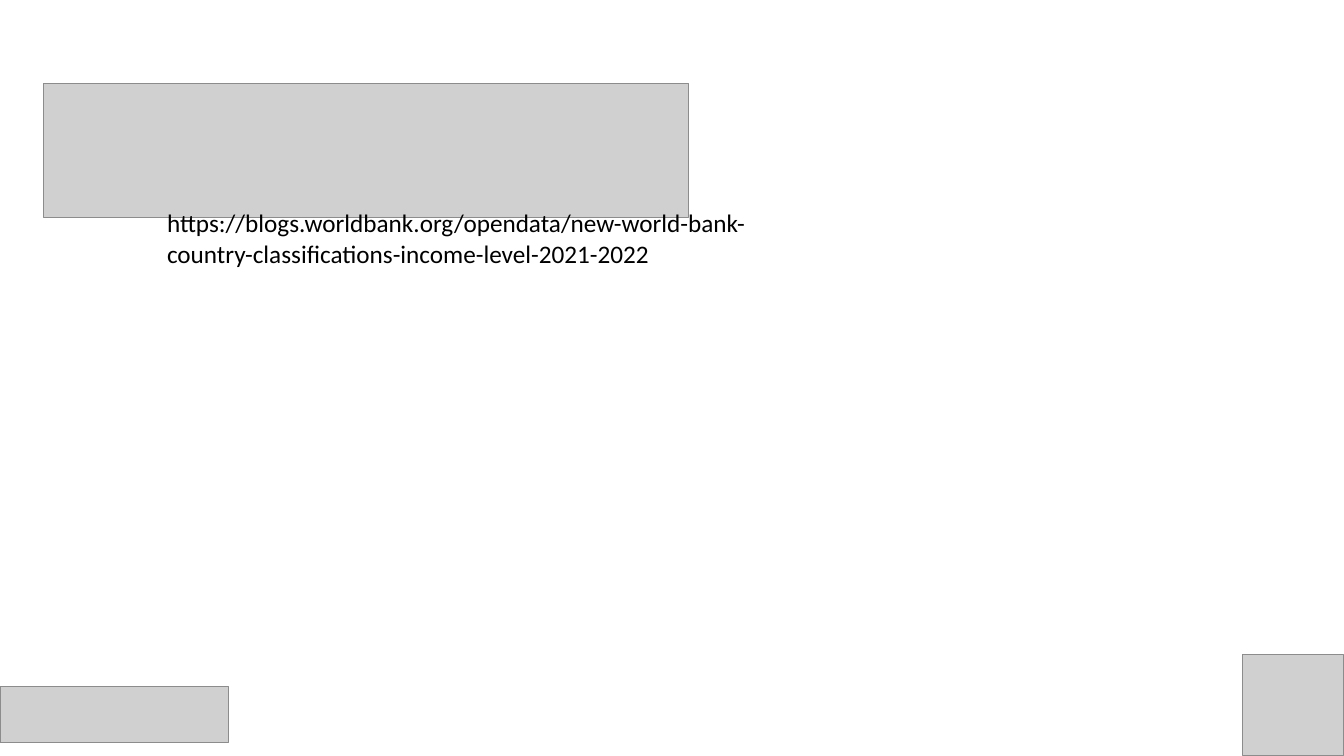
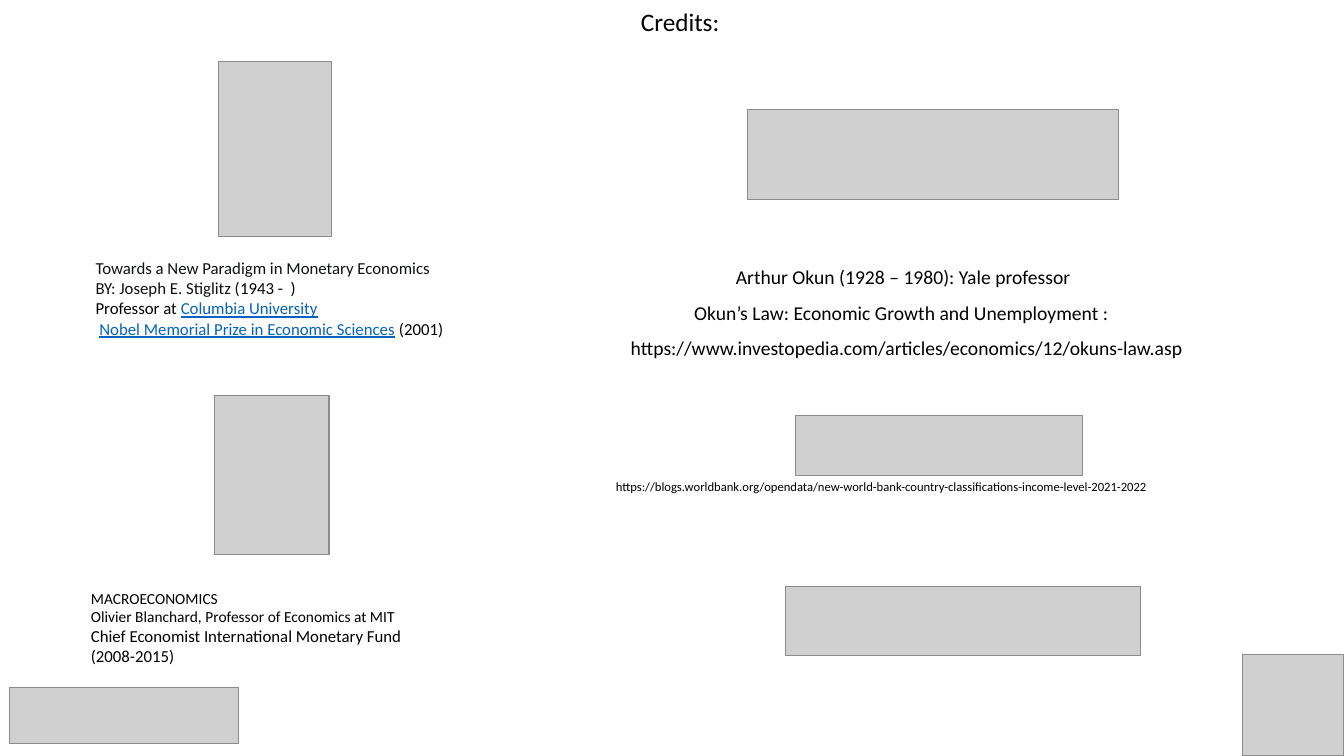
Before and after one commit to chrislacarte/Country-GDP-and-Debt-predictor-ML-, a slide deck: slide 7 of gdp_presentation.pptx (slide 10 before the commit). Drawn at 1344x756 pixels with LibreOffice and Linux fonts; fonts in the diff are those of the drawing; grey boxes stand for pictures. Boxes give left, top, right and bottom in pixels: in the first picture for what was removed or moved away, otherwise in the second. Text is boxed around its words. In the diff, an @@ line names an element or a change of style, - is before the commit and + after.

```diff
--- a/gdp_presentation.pptx
+++ b/gdp_presentation.pptx
@@ text added at <box>641,13,719,32</box>, 18 pt, text #000000 @@
+Credits:
@@ picture added at <box>219,62,332,237</box> @@
@@ picture added at <box>748,110,1119,201</box> @@
@@ text added at <box>96,262,443,338</box>, 12 pt, text #0F1111 @@
+Towards a New Paradigm in Monetary Economics
+BY: Joseph E. Stiglitz (1943 - )
+Professor at Columbia University
+Nobel Memorial Prize in Economic Sciences (2001)
@@ text added at <box>736,270,1070,287</box>, 14 pt, text #000000 @@
+Arthur Okun (1928 – 1980): Yale professor
@@ text added at <box>694,306,1098,323</box>, 14 pt, text #000000 @@
+Okun’s Law: Economic Growth and Unemployment :
@@ text added at <box>631,341,1182,358</box>, 14 pt, text #000000 @@
+https://www.investopedia.com/articles/economics/12/okuns-law.asp
@@ picture added at <box>214,396,329,556</box> @@
@@ picture: place and size @@
-picture at <box>43,83,689,217</box>
+picture at <box>796,415,1083,475</box>
@@ text "https://blogs.worldbank.org/opendata/new-world-bank-country- ...": place and size @@
-text "https://blogs.worldbank.org/opendata/new-world-bank-country- ..." at <box>167,212,745,267</box>
+text "https://blogs.worldbank.org/opendata/new-world-bank-country- ..." at <box>616,482,1147,493</box>
@@ text "https://blogs.worldbank.org/opendata/new-world-bank-country- ..." at <box>616,482,1147,493</box>: size 18 to 9 pt @@
@@ text added at <box>91,594,401,664</box>, 11 pt, text #000000 @@
+MACROECONOMICS
+Olivier Blanchard, Professor of Economics at MIT
+Chief Economist International Monetary Fund (2008-2015)
@@ picture added at <box>785,587,1141,655</box> @@
@@ picture: place and size @@
-picture at <box>0,687,229,742</box>
+picture at <box>10,688,239,743</box>
```
Also in this commit, not shown: 2 other slides changed, 2 slides added, 19 other files.
